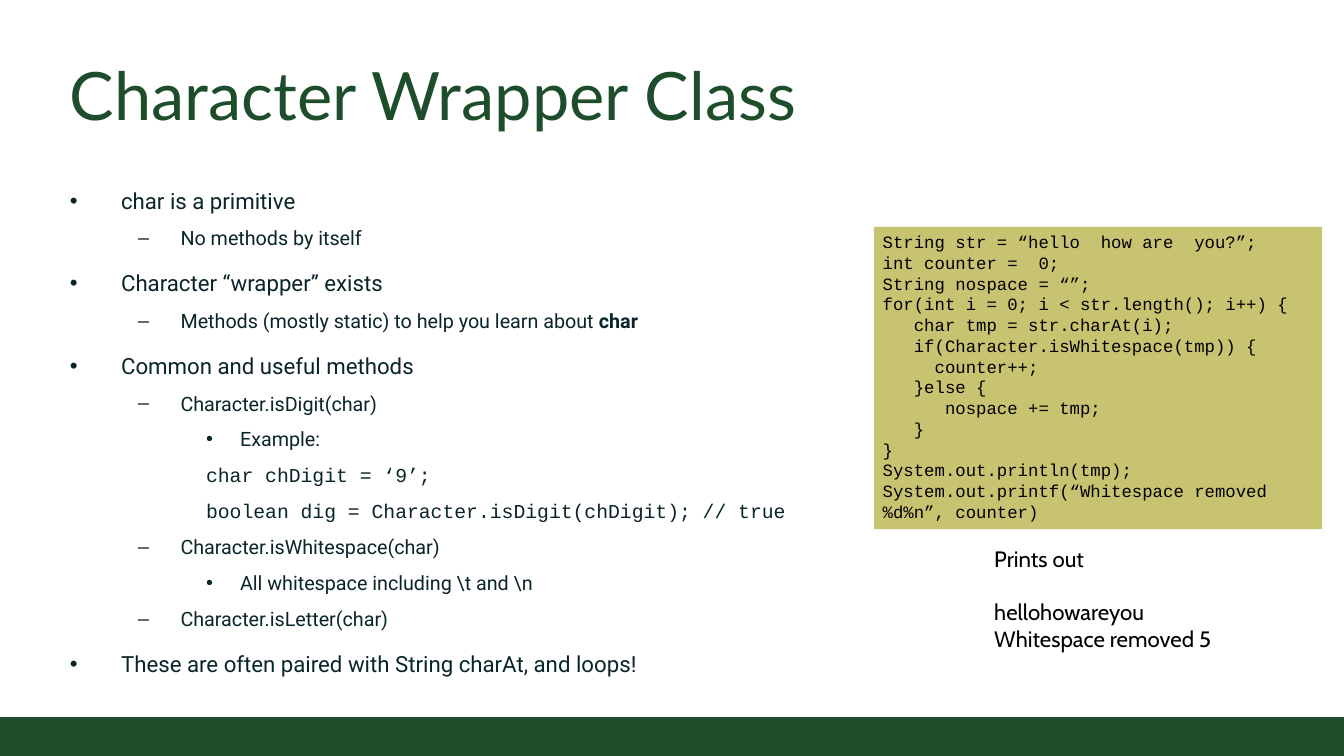
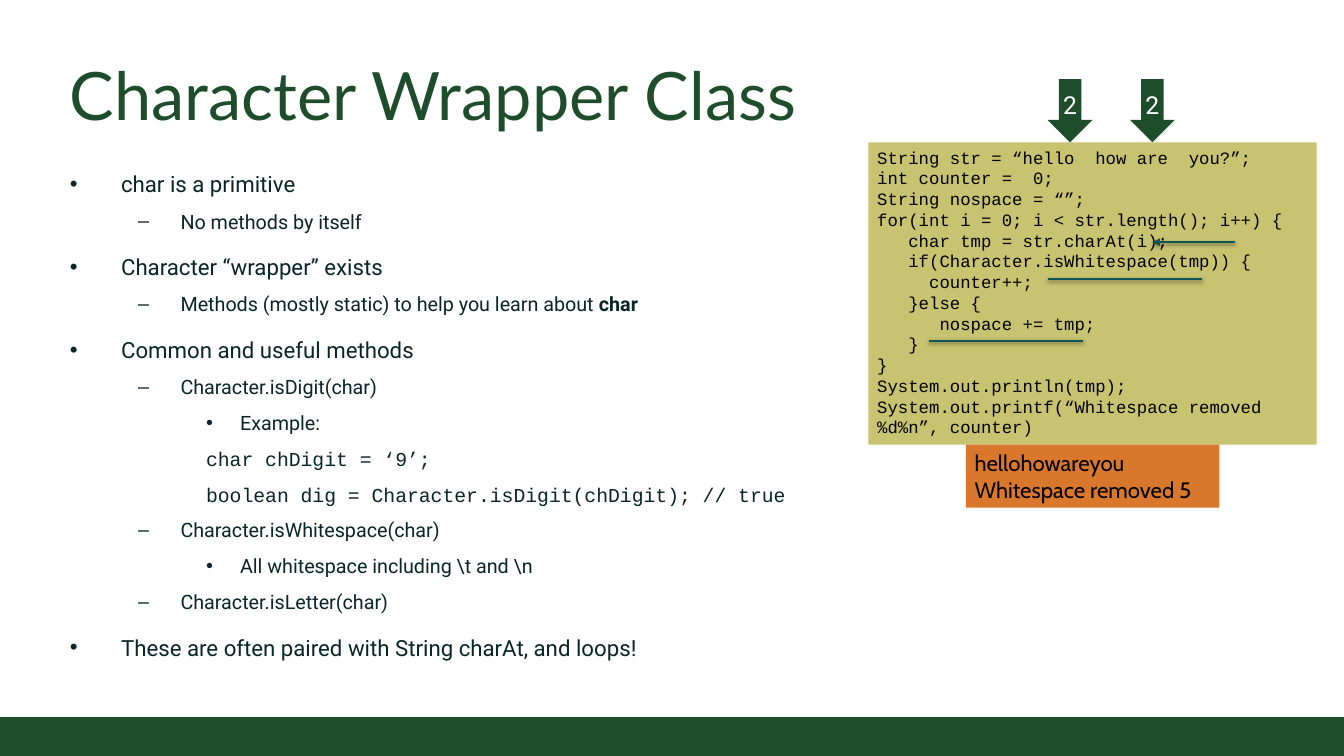
Before and after one commit to coloradostateuniversity/CSUCS1ClassExamples, a slide deck: slide 2 of slides/Online/2020/09 - String Manipulation.pptx. Drawn at 1344x756 pixels with LibreOffice and Linux fonts; fonts in the diff are those of the drawing; background and template pictures are left out. Boxes give left, top, right and bottom in pixels: in the first picture for what was removed or moved away, otherwise in the second. Text is boxed around its words. In the diff, an @@ line names an element or a change of style, - is before the commit and + after.

```diff
--- a/slides/Online/2020/09 - String Manipulation.pptx
+++ b/slides/Online/2020/09 - String Manipulation.pptx
@@ down arrow added at (1048,79,1093,142), fill #1E4D2B, 20 pt, text #FFFFFF @@
+2
@@ down arrow added at (1130,79,1175,142), fill #1E4D2B, 20 pt, text #FFFFFF @@
+2
@@ rectangle "String str = “hello how ...": place and size @@
-rectangle "String str = “hello how ..." at (874,227,1323,529)
+rectangle "String str = “hello how ..." at (868,142,1316,445)
@@ text "char is a primitive": place and size @@
-text "char is a primitive" at (121,192,785,677)
+text "char is a primitive" at (121,175,785,661)
@@ arrow added from (1235, 242) to (1153, 242), #105456 2 pt @@
@@ line added from (1048, 279) to (1202, 279), #105456 2 pt @@
@@ line added from (929, 341) to (1083, 341), #105456 2 pt @@
@@ rectangle "hellohowareyou": place and size @@
-rectangle "hellohowareyou" at (994,551,1211,653)
+rectangle "hellohowareyou" at (966,445,1219,508)
@@ rectangle "hellohowareyou" at (966,445,1219,508): fill none to #D9782C @@
@@ text in rectangle at (994,551,1084,568): paragraph removed @@
-Prints out
```
Also in this commit, not shown: 6 other slides changed, 13 other files.
